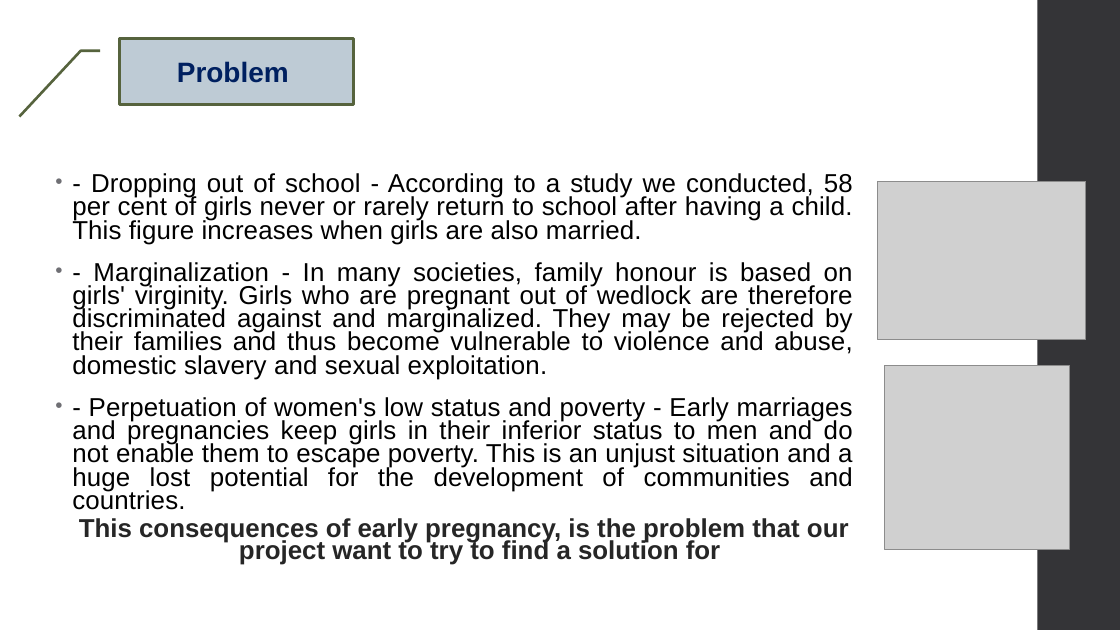
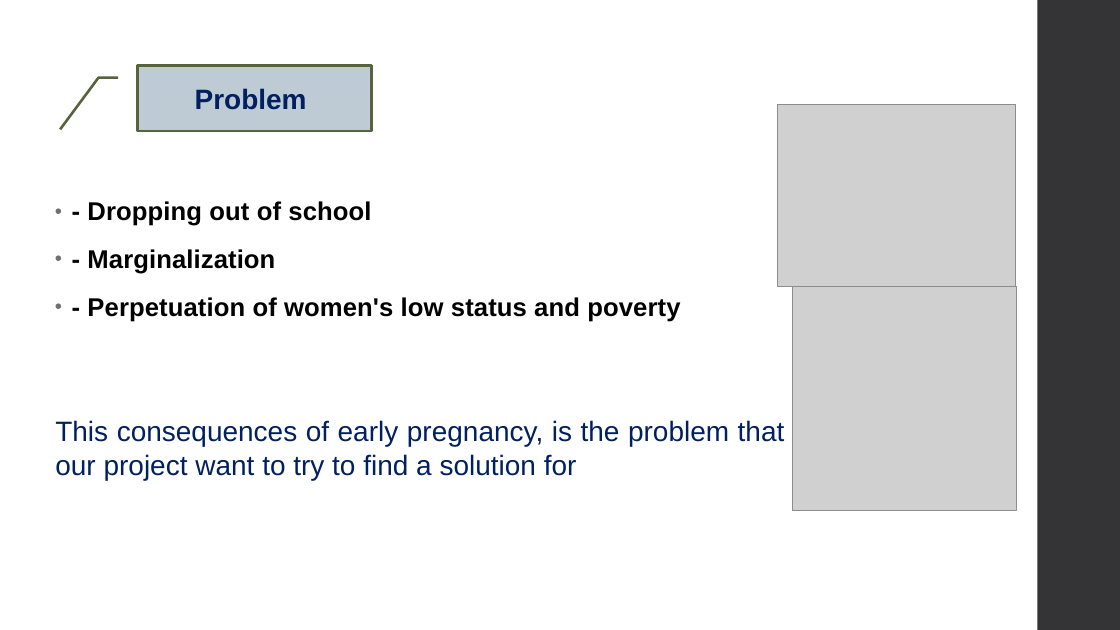
Before and after one commit to Maickery/Child_of_change, a slide deck: slide 4 of Result/Presentation.pptx. Drawn at 1120x630 pixels with LibreOffice and Linux fonts; fonts in the diff are those of the drawing; grey boxes stand for pictures. Boxes give left, top, right and bottom in pixels: in the first picture for what was removed or moved away, otherwise in the second. Text is boxed around its words. In the diff, an @@ line names an element or a change of style, - is before the commit and + after.

Commit message:
last commit

```diff
--- a/Result/Presentation.pptx
+++ b/Result/Presentation.pptx
@@ border callout "Problem": place and size @@
-border callout "Problem" at [120, 39, 355, 105]
+border callout "Problem" at [138, 66, 372, 132]
@@ border callout "Problem" at [138, 66, 372, 132]: proportions changed @@
@@ picture: place and size @@
-picture at [878, 181, 1086, 340]
+picture at [778, 104, 1017, 287]
@@ text at [87, 201, 680, 322]: text changed; size 22.2 to 22 pt; bold on @@
-• - Dropping out of school - According to a study we conducted, 58 per cent of girls never or rarely return to school after having a child. This figure increases when girls are also married.
-• - Marginalization - In many societies, family honour is based on girls' virginity. Girls who are pregnant out of wedlock are therefore discriminated against and marginalized. They may be rejected by their families and thus become vulnerable to violence and abuse, domestic slavery and sexual exploitation.
-• - Perpetuation of women's low status and poverty - Early marriages and pregnancies keep girls in their inferior status to men and do not enable them to escape poverty. This is an unjust situation and a huge lost potential for the development of communities and countries.
-  This consequences of early pregnancy, is the problem that our project want to try to find a solution for
+• - Dropping out of school
+• - Marginalization
+• - Perpetuation of women's low status and poverty
@@ picture: place and size @@
-picture at [885, 365, 1070, 550]
+picture at [793, 287, 1017, 510]
@@ text added at [55, 420, 785, 480], 24 pt, text #002060 @@
+This consequences of early pregnancy, is the problem that our project want to try to find a solution for
```
Also in this commit, not shown: 9 other slides changed, 2 slides added, 4 slides removed.
